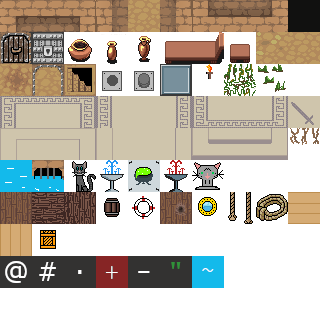
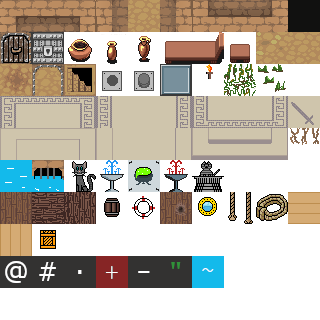
Comparing the layer stacks of the two 320x320 images. Changes:
painted on "tilemap.png" over [192, 161, 224, 192]
